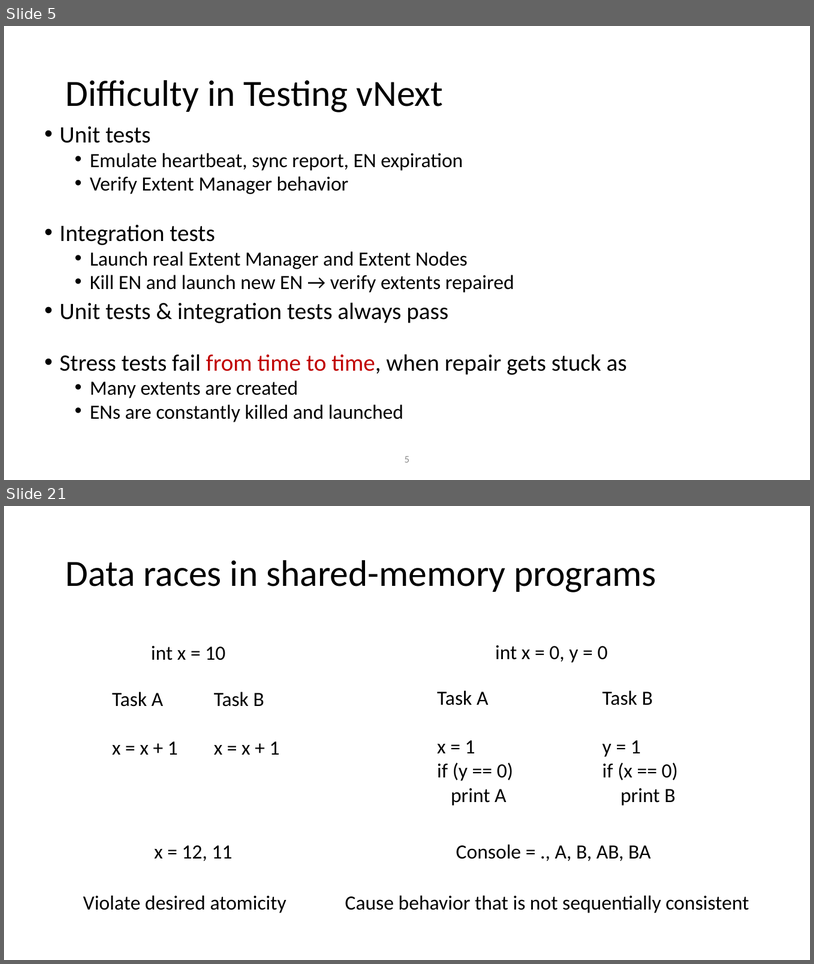
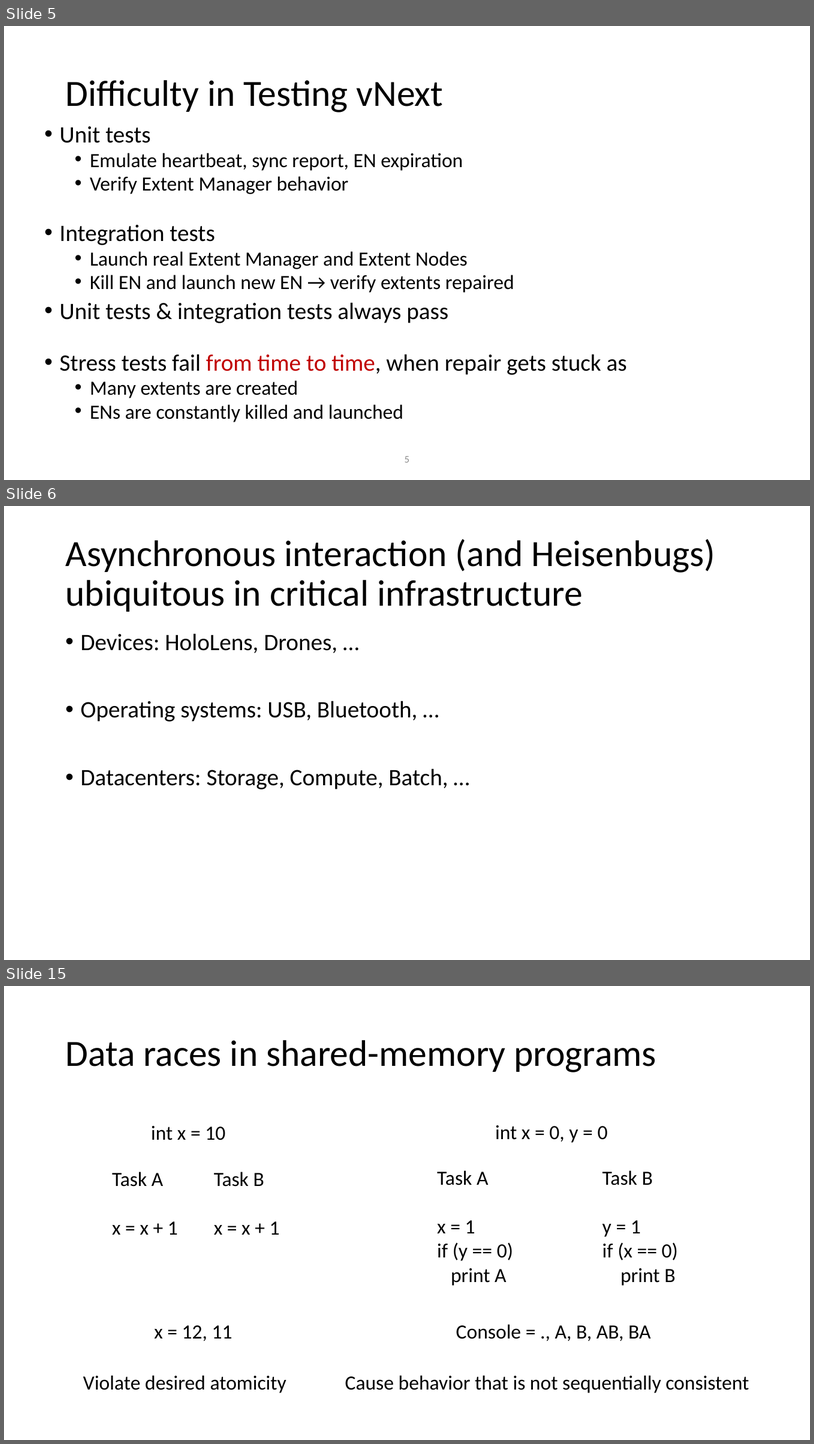
Before and after one commit to p-org/P, a slide deck: RVTutorial/P-tutorial-Part-1.pptx. Shown one above the other, each under a label of ours: slides 5 and 21 before the commit, slides 5, 6 and 15 after it; the slides between them are not shown. The pictures are 814x964 and 814x1444 pixels, drawn with LibreOffice and Linux fonts; fonts in the diff are those of the drawing. Boxes give left, top, right and bottom in pixels: in the first picture for what was removed or moved away, otherwise in the second. Text is boxed around its words. In the diff, an @@ line names an element or a change of style, - is before the commit and + after.

```diff
--- a/RVTutorial/P-tutorial-Part-1.pptx
+++ b/RVTutorial/P-tutorial-Part-1.pptx
@@ slide 6 added at box(4, 506, 810, 960), background #FFFFFF @@
@@ title added at box(65, 539, 716, 612), 44 pt, text #000000 @@
+Asynchronous interaction (and Heisenbugs) ubiquitous in critical infrastructure
@@ text added at box(81, 633, 448, 789), 28 pt, text #000000 @@
+• Devices: HoloLens, Drones, …
+• Operating systems: USB, Bluetooth, …
+• Datacenters: Storage, Compute, Batch, …
@@ what was slide 21 is now slide 15 @@
```
Also in this commit, not shown: 6 slides changed, 6 other slides added, 1 slide removed, 6 other files.
